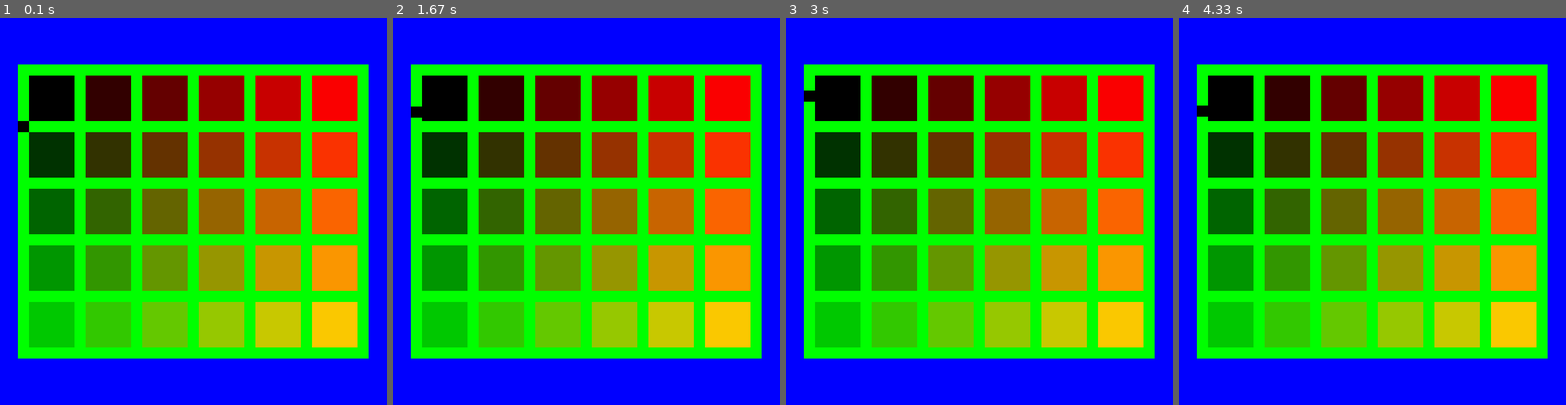
Above: before the commit, frames 1-4 (left to right).
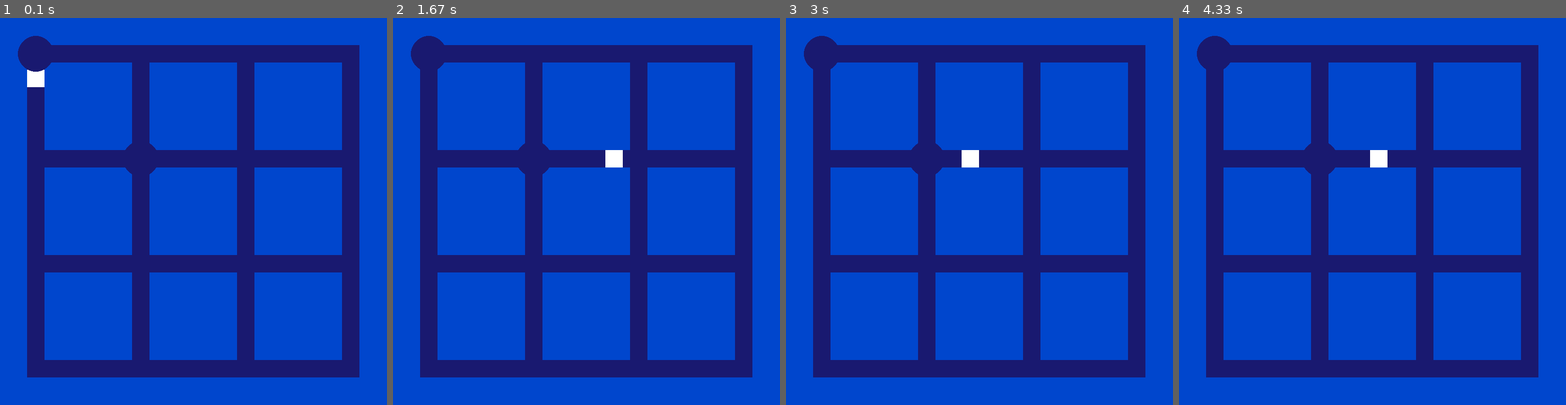
Above: after the commit, the same moments.

Repository: bananaflame/witnessPanel
Game: pygame game, started from main.py
The game is run twice, just before and just after one commit, with the same random seed, the same clock (stepped at 60 frames per second) and the same inputs.
Inputs (mouse positions are in pixels of both pictures, inside the frame that each line leads up to):
- Up to frame 1 (0.1 s): no input
- Up to frame 2 (1.67 s): press the mouse at (493, 215) at 0.37 s; move the mouse to (559, 257) at 0.47 s; release the mouse at (625, 296) at 0.6 s; click (466, 153) at 0.75 s; click (594, 79) at 1.22 s; press the mouse at (594, 79) at 1.53 s; move the mouse to (640, 176) at 1.63 s
- Up to frame 3 (3 s): release the mouse at (1080, 273) at 1.77 s; press the mouse at (987, 79) at 1.87 s; move the mouse to (1049, 196) at 1.97 s; release the mouse at (1114, 312) at 2.1 s; press the mouse at (987, 79) at 2.2 s; move the mouse to (1025, 110) at 2.3 s; release the mouse at (1060, 141) at 2.43 s; press the mouse at (987, 79) at 2.53 s; move the mouse to (1025, 99) at 2.63 s; release the mouse at (1064, 118) at 2.77 s; press the mouse at (987, 79) at 2.87 s; move the mouse to (940, 110) at 2.97 s
- Up to frame 4 (4.33 s): release the mouse at (1287, 141) at 3.1 s; press the mouse at (1380, 79) at 3.2 s; move the mouse to (1318, 219) at 3.3 s; release the mouse at (1256, 354) at 3.43 s; press the mouse at (1380, 79) at 3.53 s; move the mouse to (1337, 161) at 3.63 s; release the mouse at (1295, 242) at 3.77 s; press the mouse at (1380, 79) at 3.87 s; move the mouse to (1434, 192) at 3.97 s; release the mouse at (1492, 304) at 4.1 s; press the mouse at (1380, 79) at 4.2 s; move the mouse to (1364, 87) at 4.3 s

The runs differ from the first frame. In frame 1, 100% of the frame differs, in the area x 0-100%, y 0-100%; in frame 2, 100%; in frame 3, 100%; in frame 4, 100%.

Commit message:
setting up framework for starts and ends
set up TraceStart, TraceBody classes and renamed Trace to TraceHead,
these three will collectively form the entire trace. Stuff is getting
really complicated, I'm probably going to start splitting up the code
into separate, imported files soon.

Diff:
--- a/main.py
+++ b/main.py
@@ -17,14 +17,19 @@
                     ((1,0),(1,1)))
 
 class Maze():
-    def __init__(self, display, size, nullzones, symbols, inlines, linefrac, bgcolor, gridcolor):
+    def __init__(self, display, size, nullzones,
+                 symbols, starts, ends, hexagons,
+                 linefrac, bgcolor, gridcolor, tracecolor):
         self.size = size #tuple with (x,y)
         self.nullzones = nullzones #see default above
         self.symbols = symbols #tuple with (x,y), relative to squares, not intersections
-        self.inlines = inlines #starts, ends, and hexagons, unsure of formatting
+        self.starts = starts #list of starting point positions
+        self.ends = ends #list of ending point positions
+        self.hexagons = hexagons #list of hexagon positions
         self.linefrac = linefrac #should be a fraction, i.e. 1/4 for 1/4 the size of squares
         self.bgcolor = bgcolor #color of squares and border
         self.gridcolor = gridcolor #color of grid lines
+        self.tracecolor = tracecolor #color of trace
 
         self.grid = []
         for y in range(size[0]):
@@ -42,51 +47,80 @@
 
     def generateWalls(self,display):
         image = display.copy()
-        image.fill(self.bgcolor)
-        screenrect = display.get_rect()
+        self.screenrect = display.get_rect()
         #get largest possible square size (remember linefrac is fraction of square size, like 1/4)
         #includes space in between squares and 1.5x line width worth of buffer on both bounding edges
-        self.squaresize = screenrect.w // (self.size[0] + (self.linefrac*self.size[0]) + 4*self.linefrac)
+        self.squaresize = self.screenrect.w // (self.size[0] + (self.linefrac*self.size[0]) + 4*self.linefrac)
         self.longside = right
         #test if that self.squaresize is compatible with vertical dimension, if it bleeds over vertical is limiting
-        if self.squaresize*(1+self.linefrac)*self.size[1] + 4*self.squaresize*self.linefrac > screenrect.h:
-            self.squaresize = screenrect.h // (self.size[1] + (self.linefrac*self.size[1]) + 4*self.linefrac)
+        if self.squaresize*(1+self.linefrac)*self.size[1] + 4*self.squaresize*self.linefrac > self.screenrect.h:
+            self.squaresize = self.screenrect.h // (self.size[1] + (self.linefrac*self.size[1]) + 4*self.linefrac)
             self.longside = up
         self.squaresize = int(self.squaresize)
         self.linewidth = int(self.squaresize*self.linefrac)#I need the pixel value of self.linewidth more after this, so this will be useful
 
-        self.wspace = int(screenrect.w - ((self.squaresize+self.linewidth)*self.size[0] + self.linewidth))
-        self.hspace = int(screenrect.h - ((self.squaresize+self.linewidth)*self.size[1] + self.linewidth))
+        self.wspace = int(self.screenrect.w - ((self.squaresize+self.linewidth)*self.size[0] + self.linewidth))
+        self.hspace = int(self.screenrect.h - ((self.squaresize+self.linewidth)*self.size[1] + self.linewidth))
 
         self.walls = pygame.sprite.Group()
         self.walls.add(Wall(0,0,self.wspace//2,
-                            screenrect.h,self.bgcolor))#left boundary
+                            self.screenrect.h,self.bgcolor))#left boundary
         self.walls.add(Wall(((self.squaresize+self.linewidth)*self.size[0] + self.linewidth)+ self.wspace//2,0,
-                            screenrect.w,screenrect.h,self.bgcolor))#right boundary
+                            self.screenrect.w,self.screenrect.h,self.bgcolor))#right boundary
         self.walls.add(Wall(self.wspace//2,0,
-                            screenrect.w-self.wspace//2,self.hspace//2,self.bgcolor))#top boundary
+                            self.screenrect.w-self.wspace//2,self.hspace//2,self.bgcolor))#top boundary
         self.walls.add(Wall(self.wspace//2,((self.squaresize+self.linewidth)*self.size[1] + self.linewidth)+self.hspace//2,
-                            ((self.squaresize+self.linewidth)*self.size[0] + self.linewidth)+ self.wspace//2,screenrect.h,self.bgcolor))#bottom boundary
+                            ((self.squaresize+self.linewidth)*self.size[0] + self.linewidth)+ self.wspace//2,self.screenrect.h,self.bgcolor))#bottom boundary
 
         #add grid squares, these for loops might be redundant with creation of self.grid earlier, clean up
         for y in range(self.size[1]):
             for x in range(self.size[0]):
                 squarex = self.wspace//2+self.linewidth+(x*(self.squaresize+self.linewidth))
                 squarey = self.hspace//2+self.linewidth+(y*(self.squaresize+self.linewidth))
-                self.walls.add(Wall(squarex,squarey,self.squaresize,self.squaresize,(50*x,50*y,0)))
-
-
-
-    def drawMaze(self, display):
-        self.walls.draw(display)#maybe blit instead of drawing walls each time?
-
-class Trace(pygame.sprite.Sprite):
-    def __init__(self, maze, startx, starty, color):
+                self.walls.add(Wall(squarex,squarey,self.squaresize,self.squaresize,self.bgcolor))
+
+    def generateStarts(self):
+        print(self.linewidth)
+        startlist = []
+        for startpos in self.starts:
+            startlist.append(TraceStart(self.wspace//2 + self.linewidth//2 + startpos[0]*(self.squaresize+self.linewidth),
+                                     self.hspace//2 + self.linewidth//2 + startpos[1]*(self.squaresize+self.linewidth),
+                                     int(self.linewidth/2*2.1), self.gridcolor, self.tracecolor))
+        return startlist
+
+    def draw(self, display):
+        self.walls.draw(display)
+
+    def checkStart(self,mousepos):
+        gridpos = [(mousepos[0] - (self.wspace//2))/(self.squaresize+self.linewidth),
+                   (mousepos[1] - (self.hspace//2))/(self.squaresize+self.linewidth)]
+        #for start in self.starts:
+
+
+class TraceStart():
+    def __init__(self, x, y, radius, emptycolor, fullcolor):
+        self.x = x
+        self.y = y
+        self.radius = radius
+        self.emptycolor = emptycolor
+        self.fullcolor = fullcolor
+
+        self.currentradius = 0
+        self.is_alive = False
+
+    def draw(self, display):
+        if self.is_alive:
+            pass
+        else:
+            pygame.draw.circle(display, self.emptycolor, (self.x,self.y), self.radius)
+
+class TraceHead(pygame.sprite.Sprite):
+    def __init__(self, maze, startx, starty):
         super().__init__()
         self.maze = maze
         self.width = maze.linewidth
         self.image = pygame.Surface([self.width,self.width])
-        self.color = color
+        self.color = maze.tracecolor
 
         self.rect = self.image.get_rect()
         self.rect.x = startx
@@ -99,7 +133,7 @@
         mousepos = pygame.mouse.get_pos()
         diffx = mousepos[0] - (self.rect.x + self.width/2) #diff between center of line head and mouse, not top left corner
         diffy = -mousepos[1] + (self.rect.y+ self.width/2) #reversed bc display y-axis is flipped
-        fractiontomove = 6
+        fractiontomove = 4
 
         gridpos = [(self.rect.x - (self.maze.wspace//2))/(self.maze.squaresize+self.maze.linewidth),
                    (self.rect.y - (self.maze.hspace//2))/(self.maze.squaresize+self.maze.linewidth)]
@@ -115,7 +149,7 @@
                     self.trymove(right,diffx/fractiontomove)
                 elif diffx < -2:
                     self.trymove(left,abs(diffx)/fractiontomove)
-                elif abs(diffy) > self.maze.squaresize//2:#if cursor getting far away, check if can snap to intersection
+                elif abs(diffy) > self.maze.squaresize//3:#if cursor getting far away, check if can snap to intersection
                     disttoisect = (self.rect.x - (self.maze.wspace//2))%(self.maze.squaresize+self.maze.linewidth)
                     if disttoisect <= self.width:#trace is 1 linewidth right of intersection
                         self.trymove(left,disttoisect)
@@ -132,7 +166,7 @@
                     self.trymove(up,diffy/fractiontomove)
                 elif diffy < -2:
                     self.trymove(down,abs(diffy)/fractiontomove)
-                elif abs(diffx) > self.maze.squaresize//2:#if cursor getting far away, check if can snap to intersection
+                elif abs(diffx) > self.maze.squaresize//3:#if cursor getting far away, check if can snap to intersection
                     disttoisect = (self.rect.y - (self.maze.hspace//2))%(self.maze.squaresize+self.maze.linewidth)
                     if disttoisect <= self.width:#trace is 1 linewidth below intersection
                         self.trymove(up,disttoisect)
@@ -170,6 +204,11 @@
                     collisions = pygame.sprite.spritecollide(self,self.maze.walls,False)
                     for wall in collisions:
                         self.rect.left = wall.rect.right
+    def draw(self, display):
+        screen.blit(self.image, self.rect)
+
+class TraceBody():
+    pass
 
 class Wall(pygame.sprite.Sprite):
     def __init__(self,x,y,width,height,color):
@@ -181,26 +220,53 @@
         self.rect.y = y
         self.rect.x = x
 
+
+
 pygame.init()
 displaysize = [800,800]
 screen = pygame.display.set_mode(displaysize)
 clock = pygame.time.Clock()
 done = False
-testmaze = Maze(screen,(6,5),(),(),(),1/4,blue,green)
+testmaze = Maze(screen,(3,3),(),
+                (),((0,0),(1,1)),(),(),
+                1/5,(0,70,205,255),(25,25,112,255), white)
 #testmaze.printself()
 
-testtrace = Trace(testmaze,100,100,black)
-tracelist = pygame.sprite.Group()
-tracelist.add(testtrace)
+tracestarts = testmaze.generateStarts()
+tracehead = TraceHead(testmaze,100,100)
+
+
+m1prev = False
 
 while not done:
-    for event in pygame.event.get(): # User did something
-        if event.type == pygame.QUIT: # If user clicked close
-            done = True # Flag that we are done so we exit this loop
+    pygame.event.clear()#won't need to get events from event queue, chuck'em
+    mousestates = pygame.mouse.get_pressed()
+    if mousestates[0] != m1prev:
+        if m1prev == False:#mouse being pressed
+            mousepos = pygame.mouse.get_pos()
+            if testmaze.checkStart(mousepos) == True: #check if mouse on maze start
+                print("make trace")
+
+        else:#mouse being released
+            print("release trace")
+
+        m1prev = mousestates[0]
+
+
+    if mousestates[1] == True:#close program upon middle mouse
+        done = True
+
+    tracehead.update()
+
     screen.fill(testmaze.gridcolor)
-    testmaze.drawMaze(screen)
-    tracelist.update()
-    tracelist.draw(screen)
+    testmaze.draw(screen)
+
+    tracehead.draw(screen)
+
+    for tracestart in tracestarts:
+        tracestart.draw(screen)
+
+
     pygame.display.flip()
     clock.tick(60)
 
--- a/psuedo.and.todo.txt
+++ b/psuedo.and.todo.txt
@@ -3,11 +3,17 @@
 problem: trace sometimes snaps to intersection when pressing against outer border
 
 idea: line start is circle that grows bigger, created in constructor of Trace *and added to the trace body sprite list* so it keeps getting drawn
+ - working on this ^, was going to have the tracestarts be purely graphical because you can go through them in the beginning of the trace,
+   but then I remembered that the trace head collides with the sides of the trace start if you loop around and touch it
+   one solution to this might be to have an invisible sprite associated with the trace start that only counts for collisions if
+   the trace has gone through one intersection, gotta figure out how to do that though
 
 To Do:
 add start and finish functionality to maze data
 add intersection sprites for collisions at maze intersections, as well as hexagon sprites (wait, maybe just hexagon sprites?)
  - maybe don't do this ^ but find a way to store trace path
+    - going to have a trace body object that updates with info from trace head every frame
+      checking for intersection passing and hexagon coverage needs to happen during trymove though so nothing is jumped over
 draw line body based on occupied intersections, and stretch active dimension of a "current" rectangle surface as line head moves
 
 further down the line:
